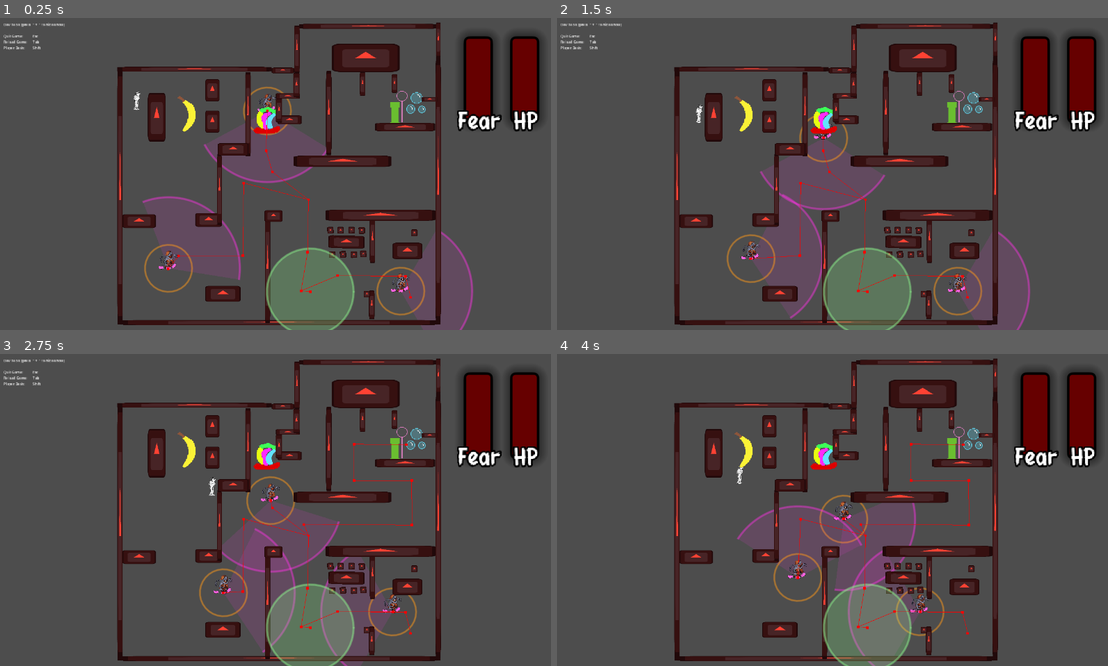
Above: before the commit, frames 1-4 (two rows, left to right).
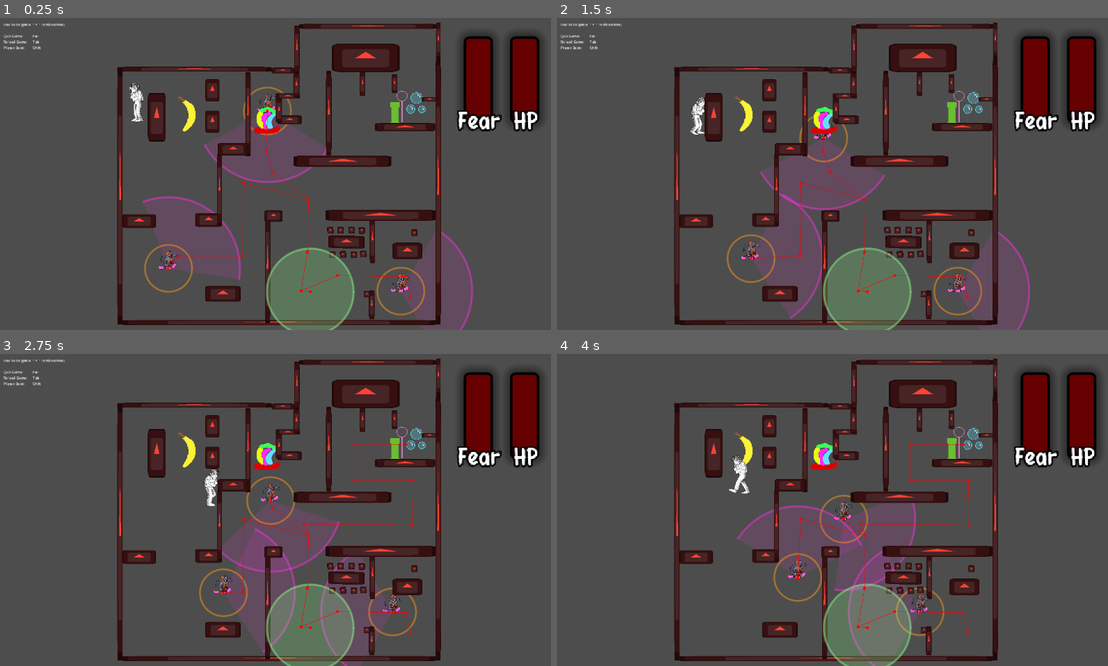
Above: after the commit, the same moments.

Repository: CarolineRoemer1998/NotABug
Game: Godot game, scene res://components/main/main.tscn
Same seed, same stepped clock (60 frames per second), same inputs: the game is played once before the commit and once after it. The engine's default icon, where the game draws it, is replaced by a stand-in: a white triangle on a blue panel in a dark square.
Inputs:
- Up to frame 1 (0.25 s): no input
- Up to frame 2 (1.5 s): hold D (move_right) 0.53-1.28 s; tap Space (accept) at 0.6, 1.35 s; hold S (move_down) from 1.28 s (still down)
- Up to frame 3 (2.75 s): release S (move_down) at 2.03 s; hold D (move_right) from 2.03 s (still down); tap Shift (dash) at 2.1 s; tap Space (accept) at 2.3 s
- Up to frame 4 (4 s): release D (move_right) at 2.78 s; hold W (move_up) 2.78-3.53 s; tap ] (show_or_hide_dev_tools) at 2.85 s; tap Space (accept) at 3.05, 3.6 s; hold A (move_left) from 3.53 s (still down)

The runs differ from the first frame. In frame 1, 0.2% of the frame differs, in the area x 23-27%, y 20-34%; in frame 2, 0.2%; in frame 3, 0.2%; in frame 4, 0.2%, in the area x 31-36%, y 32-45%.

Commit message:
Implemented Player Animations. "Scared" animations if fear > 50%, "normal" animations if fear < 50%

Diff:
--- a/components/items/Variants/BalloonHat.tres
+++ b/components/items/Variants/BalloonHat.tres
@@ -6,7 +6,7 @@
 [resource]
 script = ExtResource("1_npvuh")
 item_name = "Balloon Hat"
-fear_reduction = 15.0
+fear_reduction = 60.0
 item_texture = ExtResource("1_t7vn7")
 wearable_texture = ExtResource("1_t7vn7")
 metadata/_custom_type_script = "uid://dtxdvlwyjt21l"
--- a/components/main/main.tscn
+++ b/components/main/main.tscn
@@ -15,15 +15,12 @@
 [ext_resource type="SpriteFrames" uid="uid://dwpkke80i1t6a" path="res://art/Monster_fernangriff.tres" id="9_hwayo"]
 [ext_resource type="PackedScene" uid="uid://cbakbui3jksif" path="res://components/ui/TutorialScreen.tscn" id="9_ymw2v"]
 [ext_resource type="SpriteFrames" uid="uid://dh0f21rlw6l2a" path="res://art/Monster_walkcycles.tres" id="10_lh2ai"]
-[ext_resource type="SpriteFrames" uid="uid://vgrw7lu44vs8" path="res://art/Person_Walkcycle.tres" id="12_egy1f"]
 
 [sub_resource type="NavigationPolygon" id="NavigationPolygon_54wvq"]
 vertices = PackedVector2Array(546.3672, 395.7578, 547.60156, 458, 481, 458, 481, 408, 378.46875, 393.7578, 430, 408, 41 …(714 unchanged characters)…
 polygons = Array[PackedInt32Array]([PackedInt32Array(0, 1, 2, 3), PackedInt32Array(4, 0, 3, 5), PackedInt32Array(6, 7,  …(739 unchanged characters)…
 outlines = Array[PackedVector2Array]([PackedVector2Array(55, 68, 258, 68, 258.13586, 84.8455, 191, 85, 190, 169, 257, 1 …(556 unchanged characters)…
 agent_radius = 20.0
-
-[sub_resource type="SpriteFrames" id="SpriteFrames_jj6qt"]
 
 [node name="Main" type="Node2D" unique_id=354944633 node_paths=PackedStringArray("spawn_points")]
 script = ExtResource("1_4k17i")
@@ -169,26 +166,6 @@
 
 [node name="Items" type="Node2D" parent="Game" unique_id=779876378]
 
-[node name="Player" parent="Game" unique_id=284675764 instance=ExtResource("1_63q0e")]
-position = Vector2(79, 117)
-
-[node name="AnimatedSprite2D2" type="AnimatedSprite2D" parent="Game/Player/Visuals" parent_id_path=PackedInt32Array(284675764, 1917120212) index="0" unique_id=724058271]
-scale = Vector2(0.07181817, 0.07181817)
-sprite_frames = ExtResource("12_egy1f")
-animation = &"idle_scared"
-
-[node name="AnimatedSprite2D" parent="Game/Player/Visuals" parent_id_path=PackedInt32Array(284675764, 1917120212) index="1" unique_id=285574132]
-sprite_frames = SubResource("SpriteFrames_jj6qt")
-animation = &"default"
-
-[node name="Camera2D" type="Camera2D" parent="Game/Player" unique_id=1287668890]
-position = Vector2(18.375494, 0.097416155)
-zoom = Vector2(0.535, 0.535)
-limit_left = 568
-limit_top = -7
-limit_right = 47
-limit_bottom = 478
-
 [node name="ItemSpawnPositions" type="Node2D" parent="Game" unique_id=153864833]
 
 [node name="Spawn1" type="Node2D" parent="Game/ItemSpawnPositions" unique_id=1160575753]
@@ -205,6 +182,9 @@
 
 [node name="Spawn5" type="Node2D" parent="Game/ItemSpawnPositions" unique_id=1505387688]
 position = Vector2(521, 435)
+
+[node name="Player2" parent="Game" unique_id=962403255 instance=ExtResource("1_63q0e")]
+position = Vector2(80, 120)
 
 [node name="BG" parent="." unique_id=120603730 instance=ExtResource("7_ymw2v")]
 position = Vector2(73.53, 163.8)
@@ -274,5 +254,3 @@
 [node name="TutorialScreen" parent="UI" unique_id=369353349 instance=ExtResource("9_ymw2v")]
 offset_left = -16.0
 offset_right = -16.0
-
-[editable path="Game/Player"]
--- a/components/player/player.gd
+++ b/components/player/player.gd
@@ -5,6 +5,7 @@
 @onready var life_meter: ProgressBar = get_node_or_null("UI/LifeMeter") as ProgressBar
 
 @onready var timer_dash_cooldown: Timer = $TimerDashCooldown
+@onready var animated_sprite_2d: AnimatedSprite2D = $Visuals/AnimatedSprite2D
 
 @onready var timer_dash_duration: Timer = $TimerDashDuration
 @export var dash_duration_in_seconds: float = 0.36
@@ -14,6 +15,8 @@
 @export var speed_normal: float = 105.0
 @export var speed_dash: float = 300.0
 
+const percentage_for_scared_animations := 0.5
+
 var current_speed := 0.0
 var is_dashing := false
 var dash_direction := Vector2.ZERO
@@ -22,6 +25,7 @@
 @export var damage_iframe_seconds: float = 0.35
 var _damage_iframe_left: float = 0.0
 var _life: int = 0
+var current_animation : String = ""
 
 func _ready() -> void:
 	add_to_group("Player")
@@ -45,6 +49,20 @@
 		velocity = dash_direction * current_speed
 	else:
 		velocity = input_direction * current_speed
+	if input_direction == Vector2.LEFT:
+		animated_sprite_2d.scale = Vector2(-1.0, 1.0)
+	elif input_direction == Vector2.RIGHT:
+		animated_sprite_2d.scale = Vector2(1.0, 1.0)
+	if velocity != Vector2.ZERO:
+		if GameManager.current_fear / GameManager.init_fear > percentage_for_scared_animations:
+			animated_sprite_2d.play("walk_scared")
+		else:
+			animated_sprite_2d.play("walk")
+	else:
+		if GameManager.current_fear / GameManager.init_fear > percentage_for_scared_animations:
+			animated_sprite_2d.play("idle_scared")
+		else:
+			animated_sprite_2d.play("idle")
 	move_and_slide()
 
 func handle_action_input():
--- a/components/player/player.tscn
+++ b/components/player/player.tscn
@@ -1,22 +1,7 @@
 [gd_scene format=3 uid="uid://bhyxdb3jxn2cx"]
 
 [ext_resource type="Script" uid="uid://c5inajm5fpg8q" path="res://components/player/player.gd" id="1_kfe3d"]
-[ext_resource type="Texture2D" uid="uid://cipyrvkwa3dbf" path="res://icon.svg" id="1_t3162"]
-
-[sub_resource type="AtlasTexture" id="AtlasTexture_kfe3d"]
-atlas = ExtResource("1_t3162")
-region = Rect2(0, 0, 128, 128)
-
-[sub_resource type="SpriteFrames" id="SpriteFrames_ph1f6"]
-animations = [{
-"frames": [{
-"duration": 1.0,
-"texture": SubResource("AtlasTexture_kfe3d")
-}],
-"loop": true,
-"name": &"idle",
-"speed": 5.0
-}]
+[ext_resource type="SpriteFrames" uid="uid://vgrw7lu44vs8" path="res://art/Person_Walkcycle.tres" id="2_kfe3d"]
 
 [sub_resource type="CapsuleShape2D" id="CapsuleShape2D_wa6cj"]
 
@@ -27,11 +12,12 @@
 script = ExtResource("1_kfe3d")
 
 [node name="Visuals" type="Node2D" parent="." unique_id=1917120212]
+scale = Vector2(0.15, 0.15)
 
 [node name="AnimatedSprite2D" type="AnimatedSprite2D" parent="Visuals" unique_id=285574132]
-scale = Vector2(0.15625, 0.25)
-sprite_frames = SubResource("SpriteFrames_ph1f6")
-animation = &"idle"
+scale = Vector2(-1, 1)
+sprite_frames = ExtResource("2_kfe3d")
+animation = &"walk_scared"
 
 [node name="CollisionShape2D" type="CollisionShape2D" parent="." unique_id=1924337548]
 shape = SubResource("CapsuleShape2D_wa6cj")
@@ -48,6 +34,14 @@
 [node name="CollisionShape2D" type="CollisionShape2D" parent="ItemDetector" unique_id=421785177]
 shape = SubResource("CapsuleShape2D_kfe3d")
 
+[node name="Camera2D" type="Camera2D" parent="." unique_id=1815525781]
+position = Vector2(18.375494, 0.097416155)
+zoom = Vector2(0.535, 0.535)
+limit_left = 568
+limit_top = -7
+limit_right = 47
+limit_bottom = 478
+
 [connection signal="timeout" from="TimerDashCooldown" to="." method="_on_timer_dash_cooldown_timeout"]
 [connection signal="timeout" from="TimerDashDuration" to="." method="_on_timer_dash_duration_timeout"]
 [connection signal="body_entered" from="ItemDetector" to="." method="_on_item_detector_body_entered"]
--- a/globals/GameManager.gd
+++ b/globals/GameManager.gd
@@ -3,8 +3,10 @@
 
 enum STATE { Tutorial, Playing, Won, Lost }
 
-var current_health : float = 100.0
-var current_fear : float = 100.0
+var init_health : float = 100.0
+var init_fear : float = 100.0
+var current_health : float = init_health
+var current_fear : float = init_fear
 
 var current_game_state : STATE = STATE.Playing # TODO: zurück zu Tutorial ändern für Export
 
--- a/project.godot
+++ b/project.godot
@@ -25,6 +25,8 @@
 
 window/size/viewport_width=480
 window/size/viewport_height=270
+window/size/mode=3
+window/size/initial_position_type=3
 window/size/window_width_override=1920
 window/size/window_height_override=1080
 window/stretch/mode="canvas_items"
@@ -60,6 +62,12 @@
 "events": [Object(InputEventKey,"resource_local_to_scene":false,"resource_name":"","device":-1,"window_id":0,"alt_press …(192 unchanged characters)…
 ]
 }
+accept={
+"deadzone": 0.2,
+"events": [Object(InputEventKey,"resource_local_to_scene":false,"resource_name":"","device":-1,"window_id":0,"alt_pressed":false,"shift_pressed":false,"ctrl_pressed":false,"meta_pressed":false,"pressed":false,"keycode":0,"physical_keycode":32,"key_label":0,"unicode":32,"location":0,"echo":false,"script":null)
+, Object(InputEventKey,"resource_local_to_scene":false,"resource_name":"","device":-1,"window_id":0,"alt_pressed":false,"shift_pressed":false,"ctrl_pressed":false,"meta_pressed":false,"pressed":false,"keycode":0,"physical_keycode":4194309,"key_label":0,"unicode":0,"location":0,"echo":false,"script":null)
+]
+}
 end_game={
 "deadzone": 0.2,
 "events": [Object(InputEventKey,"resource_local_to_scene":false,"resource_name":"","device":-1,"window_id":0,"alt_press …(195 unchanged characters)…
@@ -73,12 +81,6 @@
 show_or_hide_dev_tools={
 "deadzone": 0.2,
 "events": [Object(InputEventKey,"resource_local_to_scene":false,"resource_name":"","device":-1,"window_id":0,"alt_press …(191 unchanged characters)…
-]
-}
-accept={
-"deadzone": 0.2,
-"events": [Object(InputEventKey,"resource_local_to_scene":false,"resource_name":"","device":-1,"window_id":0,"alt_pressed":false,"shift_pressed":false,"ctrl_pressed":false,"meta_pressed":false,"pressed":false,"keycode":0,"physical_keycode":32,"key_label":0,"unicode":32,"location":0,"echo":false,"script":null)
-, Object(InputEventKey,"resource_local_to_scene":false,"resource_name":"","device":-1,"window_id":0,"alt_pressed":false,"shift_pressed":false,"ctrl_pressed":false,"meta_pressed":false,"pressed":false,"keycode":0,"physical_keycode":4194309,"key_label":0,"unicode":0,"location":0,"echo":false,"script":null)
 ]
 }
 
Not shown: 1 places in components/main/main.tscn that only renumber resources
